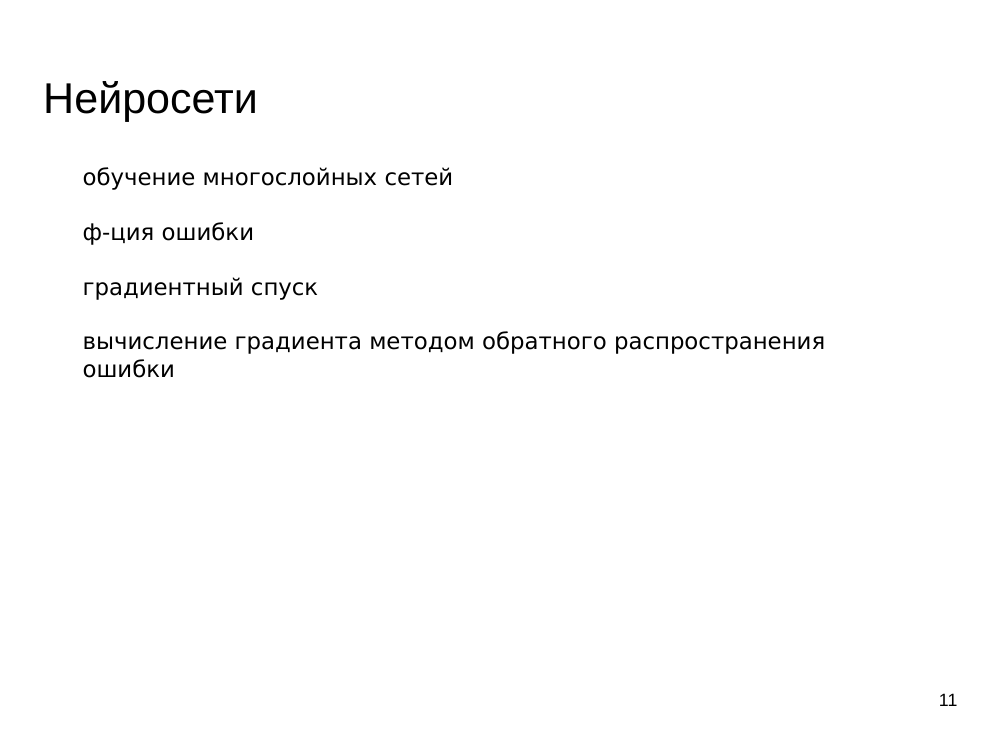
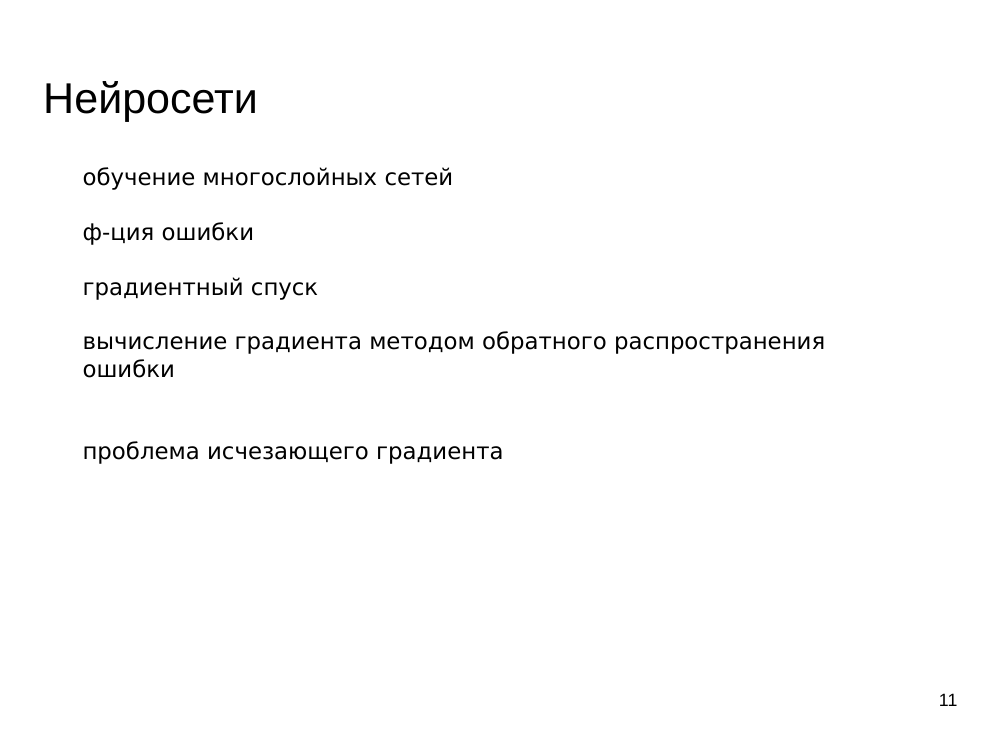
Before and after one commit to mechanoid5/ml_lectorium_legacy, a slide deck: slide 11 of 10-ann.odp. Drawn at 1008x756 pixels with LibreOffice and Linux fonts; fonts in the diff are those of the drawing; background and template pictures are left out. Boxes give left, top, right and bottom in pixels: in the first picture for what was removed or moved away, otherwise in the second. Text is boxed around its words. In the diff, an @@ line names an element or a change of style, - is before the commit and + after.

```diff
--- a/10-ann.odp
+++ b/10-ann.odp
@@ text at [83, 441, 503, 464]: paragraph added @@
+проблема исчезающего градиента
```
Also in this commit, not shown: 1 other file.
